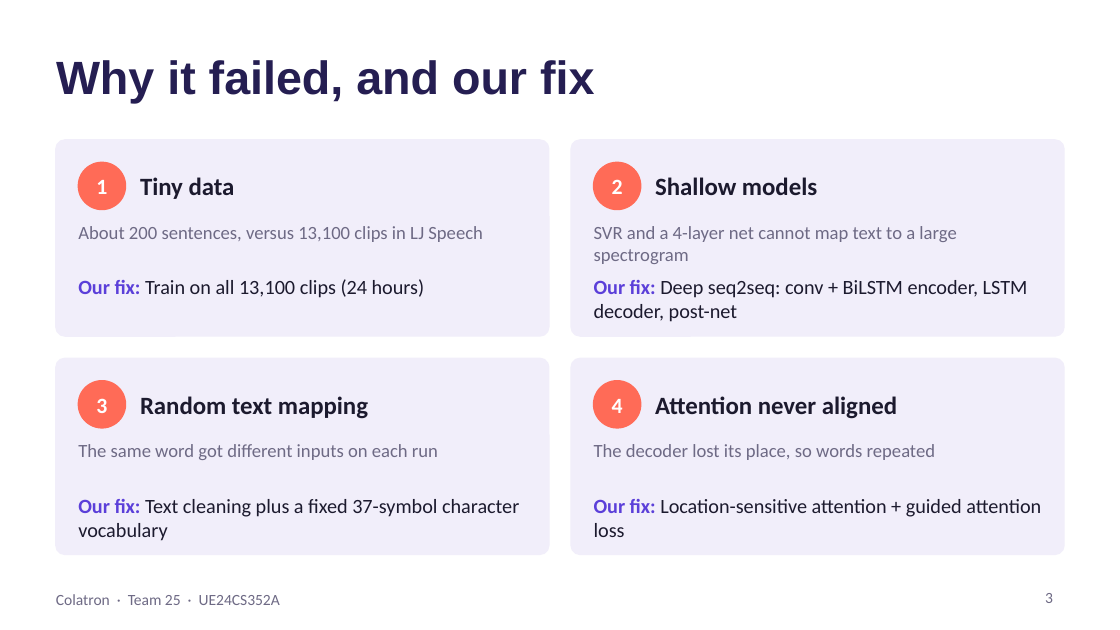
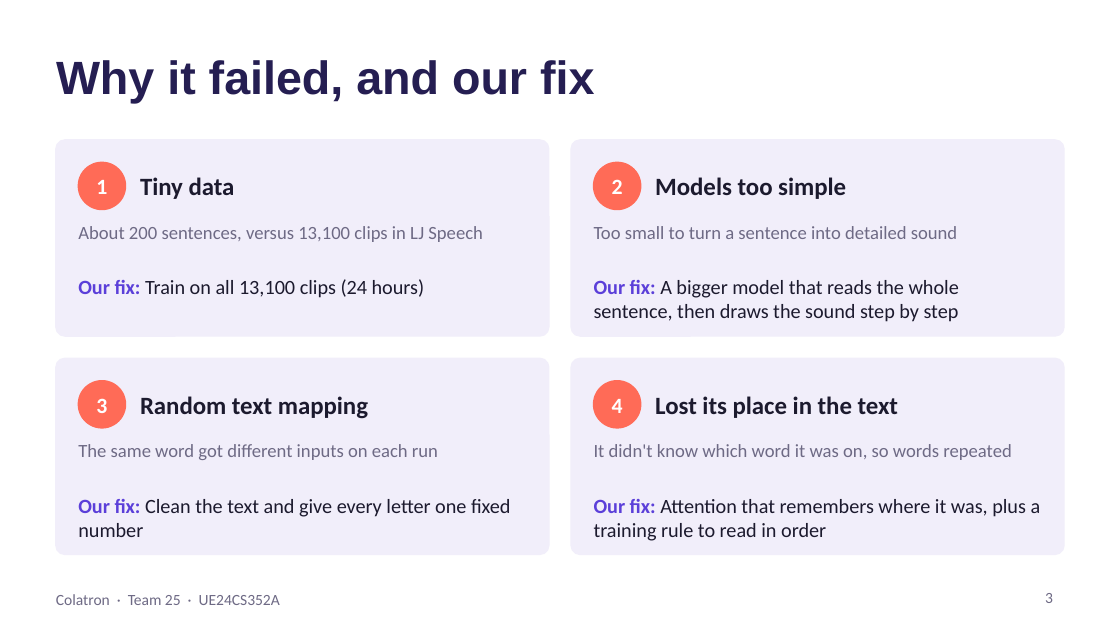
Before and after one commit to Mann0801/colatron-tts, a slide deck: slide 3 of report/Colatron_Slides.pptx. Drawn at 1120x630 pixels with LibreOffice and Linux fonts; fonts in the diff are those of the drawing. Boxes give left, top, right and bottom in pixels: in the first picture for what was removed or moved away, otherwise in the second. Text is boxed around its words. In the diff, an @@ line names an element or a change of style, - is before the commit and + after.

```diff
--- a/report/Colatron_Slides.pptx
+++ b/report/Colatron_Slides.pptx
@@ text at (655,177,846,199): text changed @@
-Shallow models
+Models too simple
@@ text at (594,226,957,239): text changed @@
-SVR and a 4-layer net cannot map text to a large spectrogram
+Too small to turn a sentence into detailed sound
@@ text at (594,280,959,322): text changed @@
-Our fix: Deep seq2seq: conv + BiLSTM encoder, LSTM decoder, post-net
+Our fix: A bigger model that reads the whole sentence, then draws the sound step by step
@@ text at (655,396,898,418): text changed @@
-Attention never aligned
+Lost its place in the text
@@ text at (594,444,1011,460): text changed @@
-The decoder lost its place, so words repeated
+It didn't know which word it was on, so words repeated
@@ text at (78,499,511,537): text changed @@
-Our fix: Text cleaning plus a fixed 37-symbol character vocabulary
+Our fix: Clean the text and give every letter one fixed number
@@ text at (594,499,1041,541): text changed @@
-Our fix: Location-sensitive attention + guided attention loss
+Our fix: Attention that remembers where it was, plus a training rule to read in order
```
Also in this commit, not shown: 13 other slides changed.
